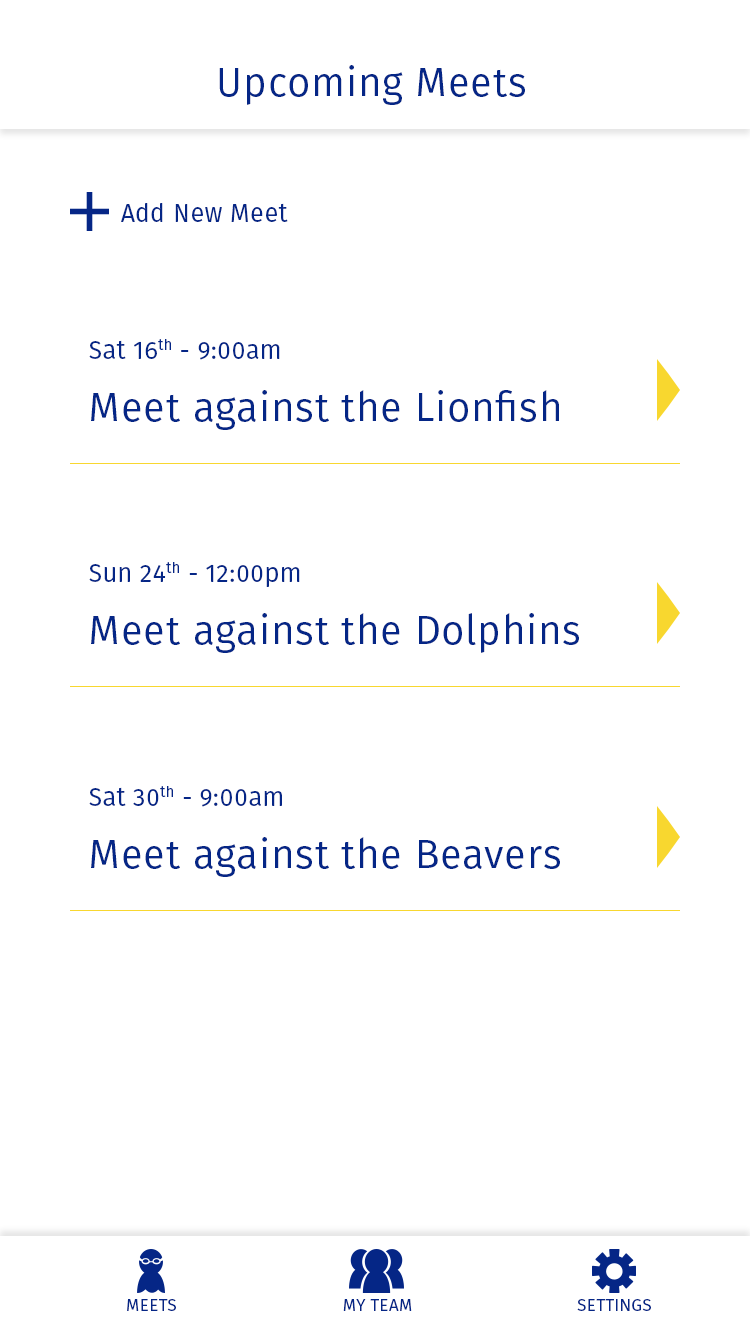
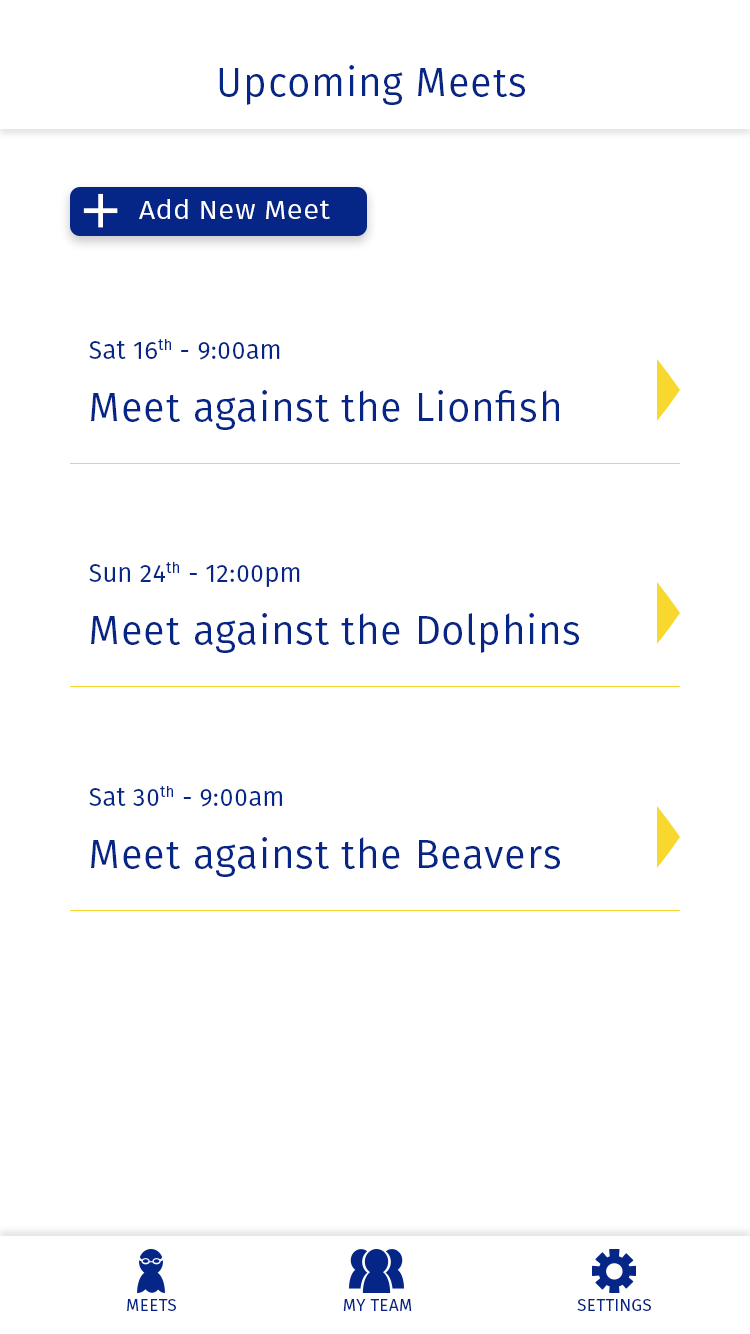
Layered file, before and after one edit (750x1334). Changes by layer:
moved "Add New Meet Button" above "Bottom Nav Bar" over [70, 187, 367, 236]
painted on "Plus icon" over [70, 192, 118, 231]
painted on "Add New Meet" over [121, 199, 330, 222]
added layer "Rounded Rectangle" in group "Add New Meet Button" over [70, 187, 367, 236]
painted on "Meets Icon" over [137, 1258, 144, 1289]
